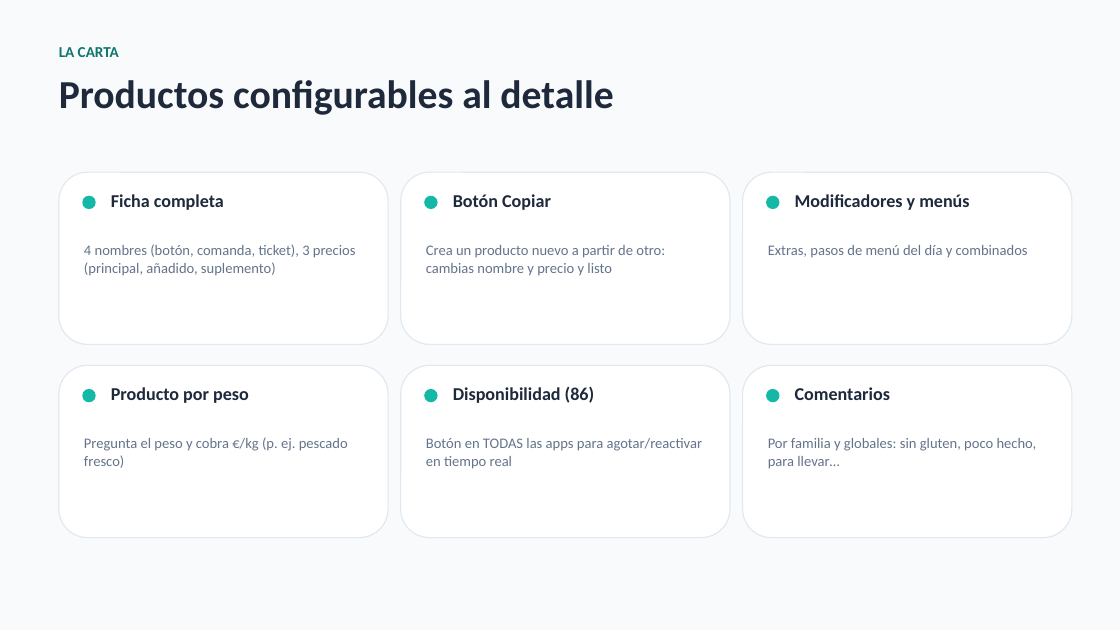
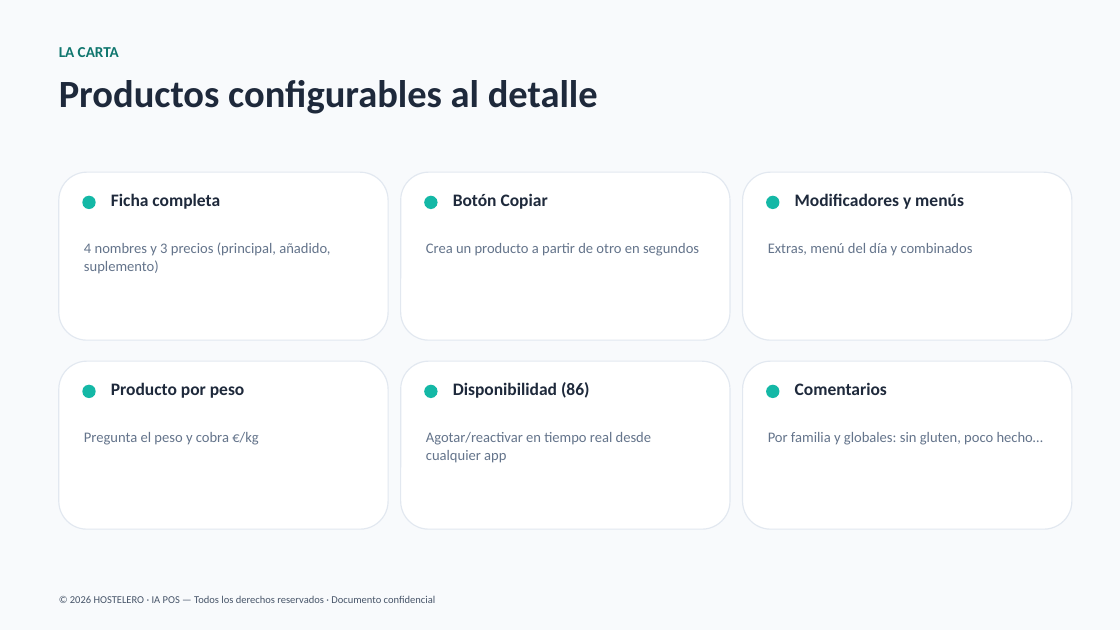
Before and after one commit to joanserramiret/HOSTELERO, a slide deck: slide 8 of HOSTELERO-Presentacion.pptx (slide 5 before the commit). Drawn at 1120x630 pixels with LibreOffice and Linux fonts; fonts in the diff are those of the drawing. Boxes give left, top, right and bottom in pixels: in the first picture for what was removed or moved away, otherwise in the second. Text is boxed around its words. In the diff, an @@ line names an element or a change of style, - is before the commit and + after.

Commit message:
HOSTELERO IA

```diff
--- a/HOSTELERO-Presentacion.pptx
+++ b/HOSTELERO-Presentacion.pptx
@@ text "Productos configurables al detalle" at [59,80,598,114]: size 34 to 33 pt @@
@@ rounded rectangle: place and size @@
-rounded rectangle at [59,172,388,344]
+rounded rectangle at [59,172,388,340]
@@ rounded rectangle: place and size @@
-rounded rectangle at [401,172,730,344]
+rounded rectangle at [401,172,730,340]
@@ rounded rectangle: place and size @@
-rounded rectangle at [743,172,1072,344]
+rounded rectangle at [743,172,1072,340]
@@ text at [84,242,330,274]: text changed @@
-4 nombres (botón, comanda, ticket), 3 precios (principal, añadido, suplemento)
+4 nombres y 3 precios (principal, añadido, suplemento)
@@ text at [426,243,699,256]: text changed @@
-Crea un producto nuevo a partir de otro: cambias nombre y precio y listo
+Crea un producto a partir de otro en segundos
@@ text at [768,243,973,256]: text changed @@
-Extras, pasos de menú del día y combinados
+Extras, menú del día y combinados
@@ rounded rectangle: place and size @@
-rounded rectangle at [59,365,388,538]
+rounded rectangle at [59,361,388,529]
@@ rounded rectangle: place and size @@
-rounded rectangle at [401,365,730,538]
+rounded rectangle at [401,361,730,529]
@@ rounded rectangle: place and size @@
-rounded rectangle at [743,365,1072,538]
+rounded rectangle at [743,361,1072,529]
@@ 3 ellipses: place and size @@
-3 ellipses at [82,389,780,402]
+3 ellipses at [82,385,780,398]
@@ size 15.5 to 15 pt in 6 elements at [111,193,220,209], [453,193,548,209], [795,193,964,209], [111,382,245,398], [453,382,590,398], [795,382,887,395] @@
@@ text at [84,432,258,445]: text changed @@
-Pregunta el peso y cobra €/kg (p. ej. pescado fresco)
+Pregunta el peso y cobra €/kg
@@ text at [426,432,651,463]: text changed @@
-Botón en TODAS las apps para agotar/reactivar en tiempo real
+Agotar/reactivar en tiempo real desde cualquier app
@@ text at [768,432,1043,445]: text changed @@
-Por familia y globales: sin gluten, poco hecho, para llevar…
+Por familia y globales: sin gluten, poco hecho…
@@ text added at [70,595,435,603], 9 pt, text #475569 @@
+© 2026 HOSTELERO · IA POS — Todos los derechos reservados · Documento confidencial
```
Also in this commit, not shown: 7 other slides changed, 5 slides added, 3 slides removed, 17 other files.
